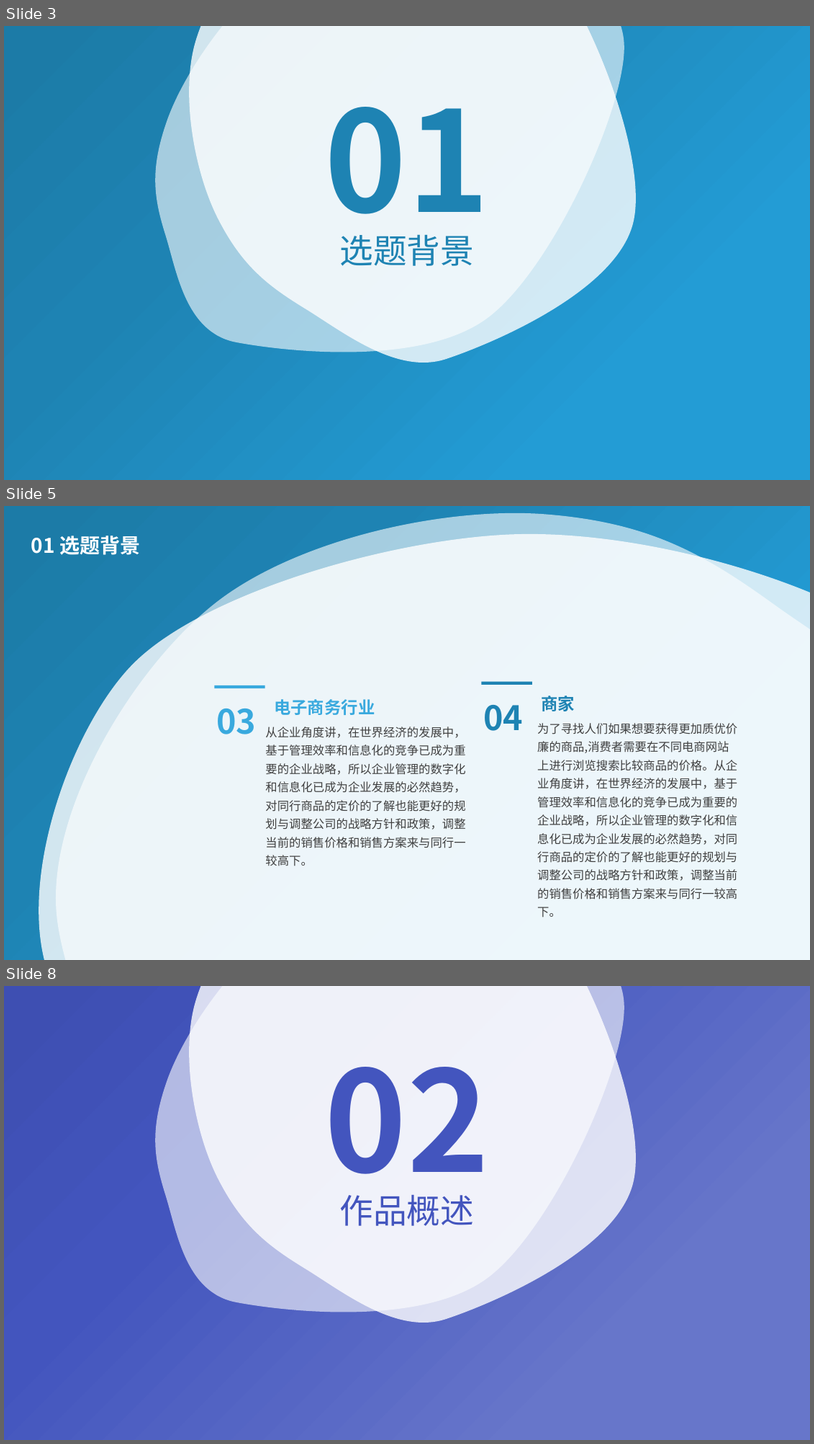
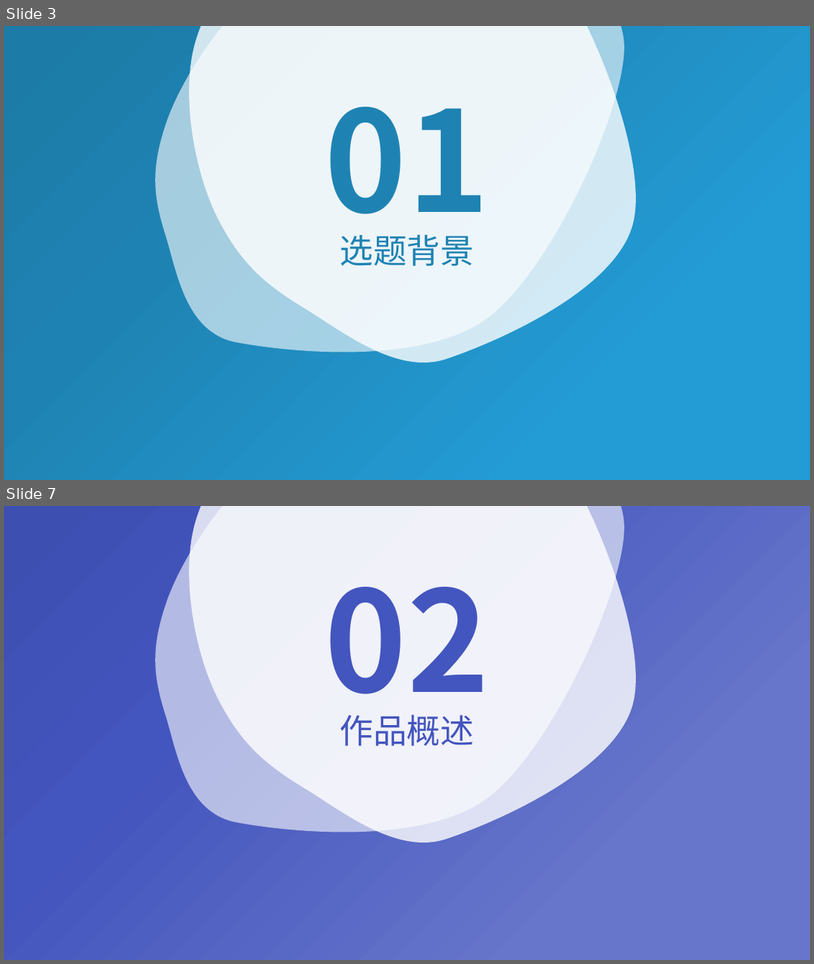
Before and after one commit to gwinda/A_GIT_MANTI, a slide deck: 679D612A1596C7DE1A4FCC7FE4DB6C75.pptx. Shown one above the other, each under a label of ours: slides 3, 5 and 8 before the commit, slides 3 and 7 after it; the slides between them are not shown. The pictures are 814x1444 and 814x964 pixels, drawn with LibreOffice and Linux fonts; fonts in the diff are those of the drawing. Boxes give left, top, right and bottom in pixels: in the first picture for what was removed or moved away, otherwise in the second. Text is boxed around its words. In the diff, an @@ line names an element or a change of style, - is before the commit and + after.

```diff
--- a/679D612A1596C7DE1A4FCC7FE4DB6C75.pptx
+++ b/679D612A1596C7DE1A4FCC7FE4DB6C75.pptx
@@ slide 5 removed at (4,506,810,960), background #FFFFFF @@
@@ rectangle removed at (4,506,810,960) @@
@@ freeform shape removed at (4,506,810,960) @@
@@ freeform shape removed at (4,506,810,960) @@
@@ text removed at (31,536,140,555) @@
-01 选题背景
@@ rectangle removed at (214,685,265,688) @@
@@ text removed at (274,699,375,715) @@
-电子商务行业
@@ rectangle removed at (482,682,532,685) @@
@@ text removed at (541,695,575,711) @@
-商家
@@ text removed at (216,708,256,734) @@
-03
@@ text removed at (484,705,523,731) @@
-04
@@ text removed at (265,726,466,866) @@
-从企业角度讲，在世界经济的发展中，基于管理效率和信息化的竞争已成为重要的企业战略，所以企业管理的数字化和信息化已成为企业发展的必然趋势，对同行商品的定价的了解也能更好的规划与调整公司的战略方针和政策，调整当前的销售价格和销售方案来与同行一较高下。
@@ text removed at (538,723,738,899) @@
-为了寻找人们如果想要获得更加质优价廉的商品,消费者需要在不同电商网站上进行浏览搜索比较商品的价格。从企业角度讲，在世界经济的发展中，基于管理效率和信息化的竞争已成为重要的企业战略，所以企业管理的数字化和信息化已成为企业发展的必然趋势，对同行商品的定价的了解也能更好的规划与调整公司的战略方针和政策，调整当前的销售价格和销售方案来与同行一较高下。
@@ what was slide 8 is now slide 7 @@
```
Also in this commit, not shown: 4 slides changed, 5 slides added, 4 other slides removed.
